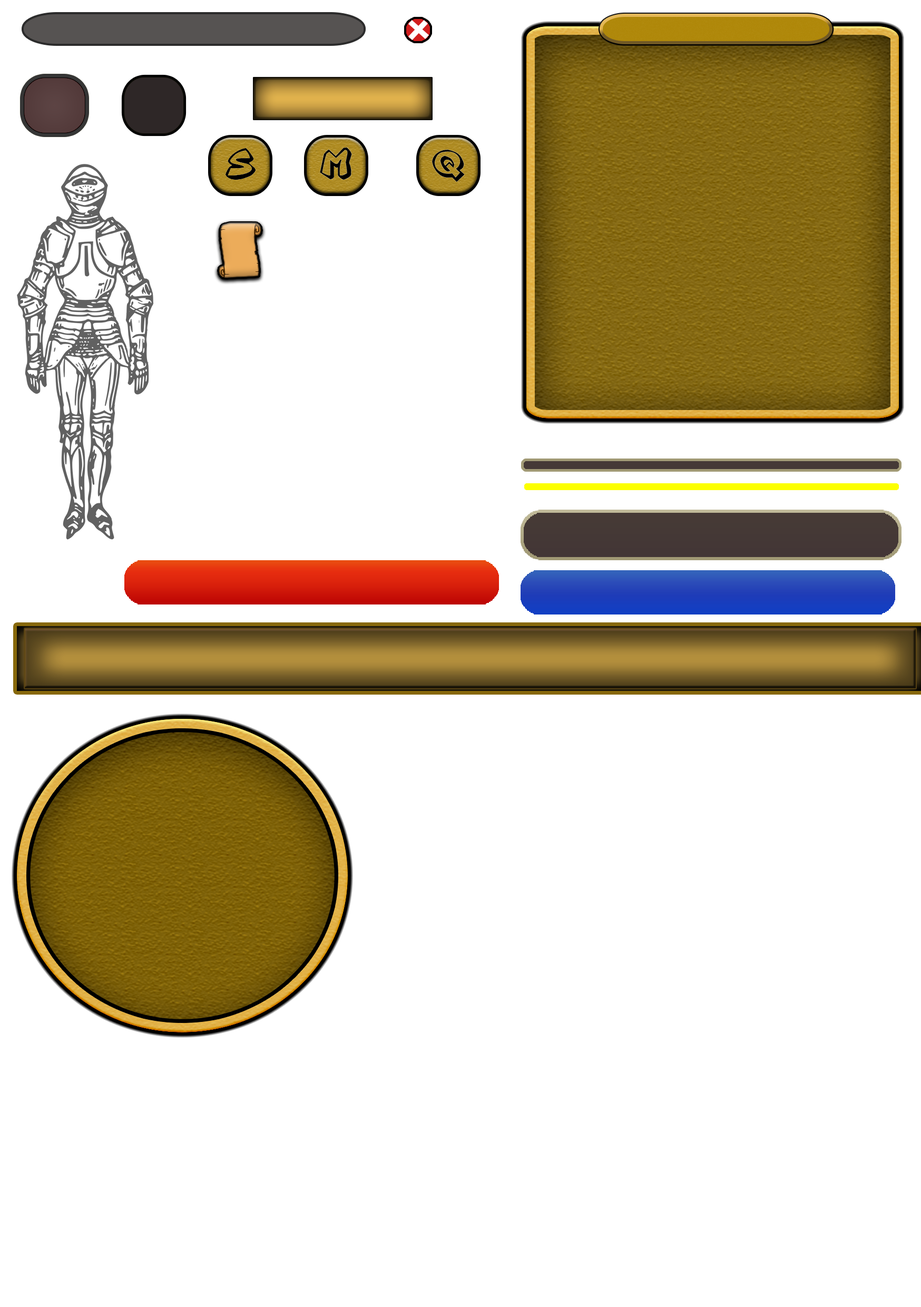
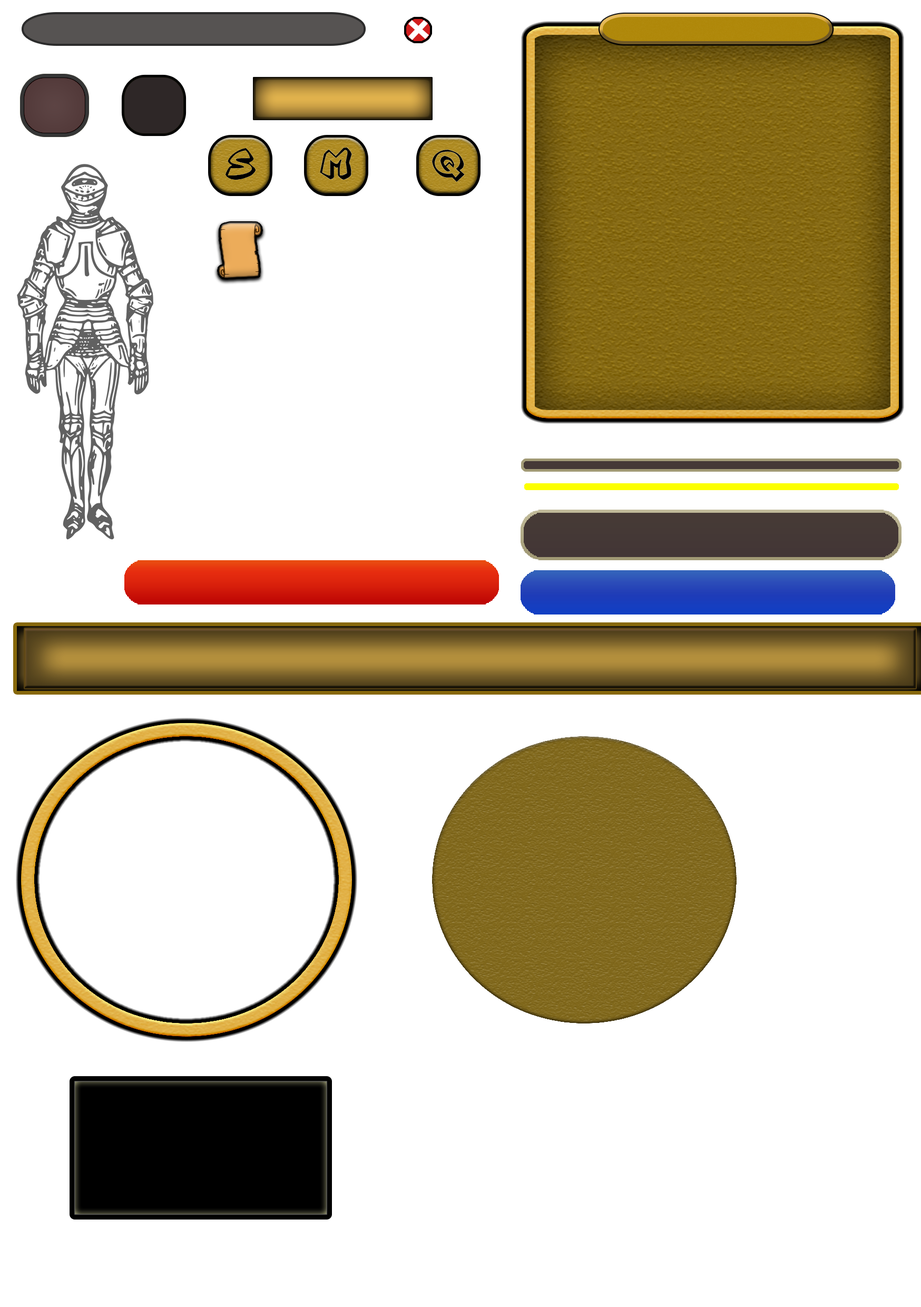
Before/after of a w=921, h=1307 layered artwork. What changed in the layer stack:
added layer "Prostokąt zaokrąglony 4" above "Warstwa 5" over [69, 1075, 332, 1220]
added layer "Warstwa 5" above "S" over [432, 736, 737, 1024]
painted on "Elipsa 1", unmasked it over [16, 718, 352, 1037]
